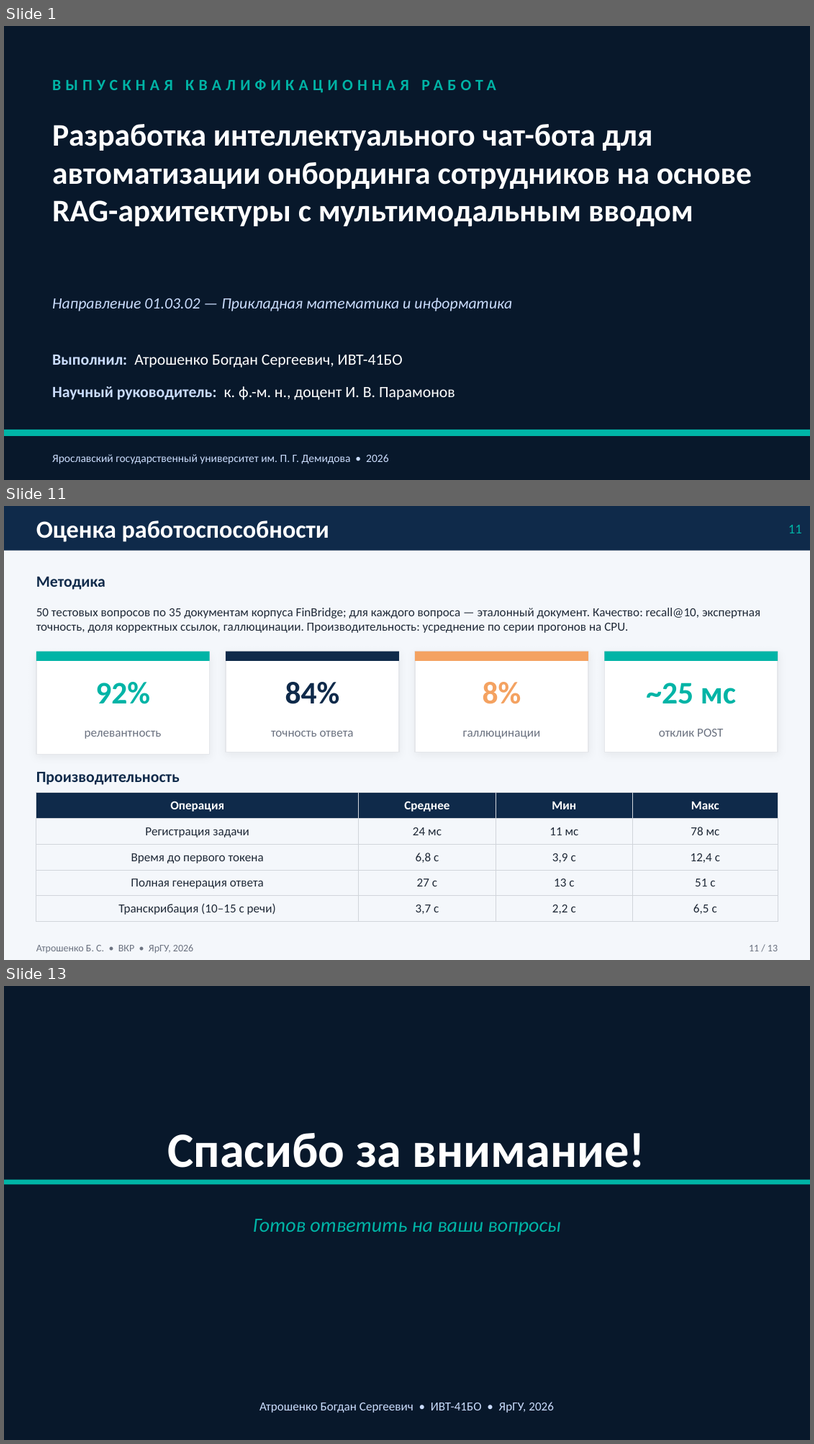
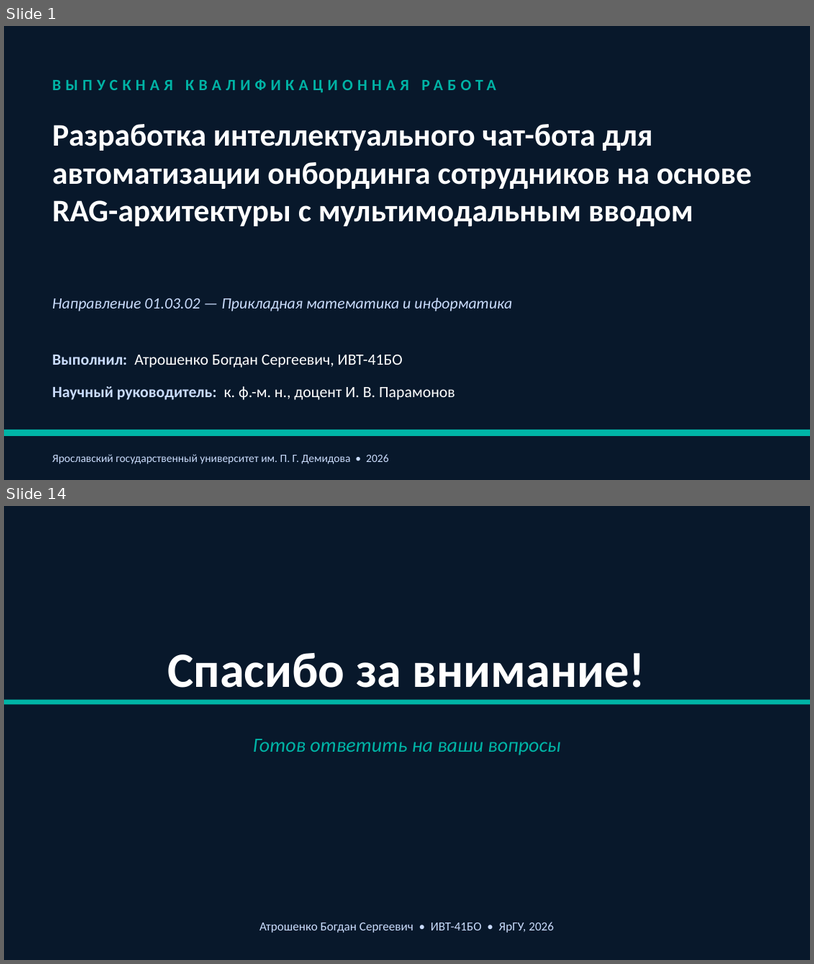
Before and after one commit to Raisin228/RAG-agent-system-onboarding-employees, a slide deck: papers/Презентация_защита.pptx. Shown one above the other, each under a label of ours: slides 1, 11 and 13 before the commit, slides 1 and 14 after it; the slides between them are not shown. The pictures are 814x1444 and 814x964 pixels, drawn with LibreOffice and Linux fonts; fonts in the diff are those of the drawing. Boxes give left, top, right and bottom in pixels: in the first picture for what was removed or moved away, otherwise in the second. Text is boxed around its words. In the diff, an @@ line names an element or a change of style, - is before the commit and + after.

```diff
--- a/papers/Презентация_защита.pptx
+++ b/papers/Презентация_защита.pptx
@@ slide 11 removed at <box>4,506,810,960</box>, background #F4F7FB @@
@@ rectangle removed at <box>4,506,810,551</box> @@
@@ text removed at <box>36,520,329,542</box> @@
-Оценка работоспособности
@@ text removed at <box>789,525,802,533</box> @@
-11
@@ text removed at <box>36,577,106,590</box> @@
-Методика
@@ text removed at <box>36,608,761,633</box> @@
-50 тестовых вопросов по 35 документам корпуса FinBridge; для каждого вопроса — эталонный документ. Качество: recall@10, экспертная точность, доля корректных ссылок, галлюцинации. Производительность: усреднение по серии прогонов на CPU.
@@ rectangle removed at <box>36,653,210,754</box> @@
@@ rectangle removed at <box>36,651,210,661</box> @@
@@ rectangle removed at <box>226,651,399,752</box> @@
@@ rectangle removed at <box>226,651,399,661</box> @@
@@ rectangle removed at <box>415,651,589,752</box> @@
@@ rectangle removed at <box>415,651,589,661</box> @@
@@ rectangle removed at <box>604,651,778,752</box> @@
@@ rectangle removed at <box>604,651,778,661</box> @@
@@ text removed at <box>95,682,150,704</box> @@
-92%
@@ text removed at <box>286,682,340,704</box> @@
-84%
@@ text removed at <box>483,682,522,704</box> @@
-8%
@@ text removed at <box>646,682,736,704</box> @@
-~25 мс
@@ text removed at <box>85,730,162,739</box> @@
-релевантность
@@ text removed at <box>271,730,354,736</box> @@
-точность ответа
@@ text removed at <box>463,730,541,739</box> @@
-галлюцинации
@@ text removed at <box>659,728,723,736</box> @@
-отклик POST
@@ text removed at <box>36,772,180,785</box> @@
-Производительность
@@ table removed at <box>36,793,778,921</box>, 5 rows, 4 columns @@
-Операция | Среднее | Мин | Макс
-Регистрация задачи | 24 мс | 11 мс | 78 мс
-Время до первого токена | 6,8 с | 3,9 с | 12,4 с
-Полная генерация ответа | 27 с | 13 с | 51 с
-Транскрибация (10–15 с речи) | 3,7 с | 2,2 с | 6,5 с
@@ text removed at <box>36,944,193,952</box> @@
-Атрошенко Б. С. • ВКР • ЯрГУ, 2026
@@ text removed at <box>749,944,778,951</box> @@
-11 / 13
@@ what was slide 13 is now slide 14 @@
```
Also in this commit, not shown: 10 slides changed, 2 slides added.
